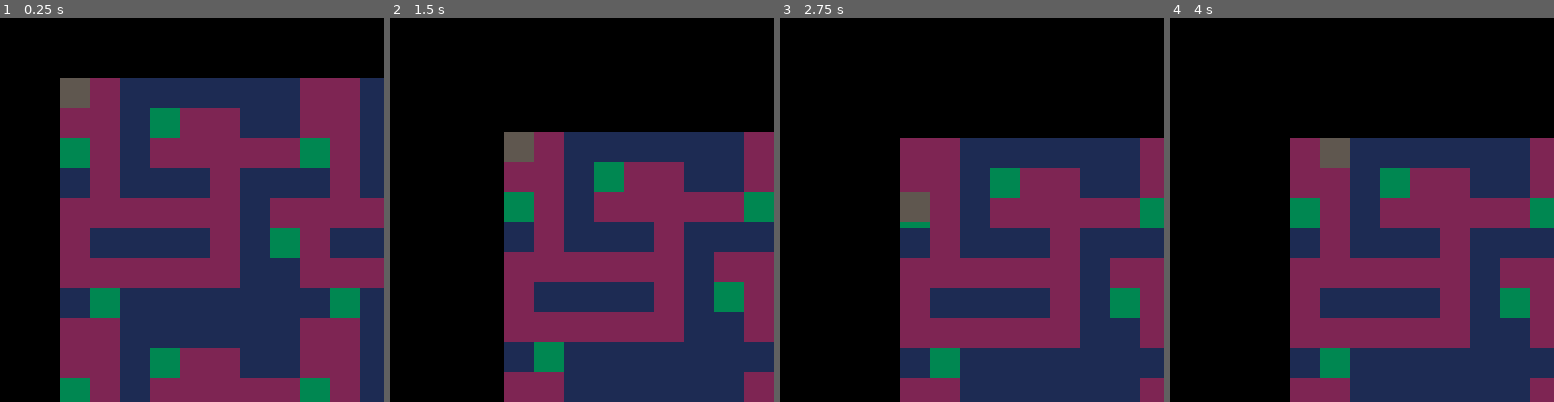
Above: before the commit, frames 1-4 (left to right).
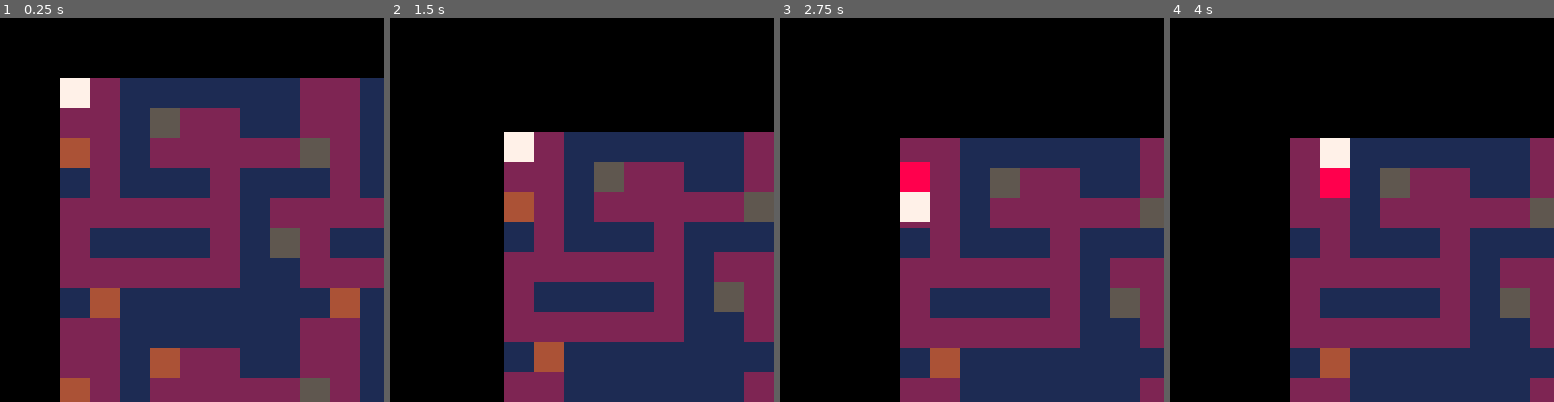
Above: after the commit, the same moments.

Repository: t-mw/superstar
Game: PICO-8 cartridge ld43.p8
Two runs of this game, one before a commit and one after it. Both use one fixed random seed, a clock stepped at 60 frames per second and the inputs below.
Inputs:
- Up to frame 1 (0.25 s): no input
- Up to frame 2 (1.5 s): tap O (Z key) at 0.33, 0.7, 1.43 s; tap X (X key) at 1.07 s
- Up to frame 3 (2.75 s): hold Left 1.97-2.37 s; tap X (X key) at 2.07, 2.4, 2.73 s; tap O (Z key) at 2.22 s; hold Down from 2.42 s (still down)
- Up to frame 4 (4 s): release Down at 2.82 s; hold Right 2.87-3.53 s; tap X (X key) at 3.07, 3.4, 3.73 s; tap O (Z key) at 3.1, 3.98 s; hold Up from 3.58 s (still down)

The runs differ from the first frame. In frame 1, 5.9% of the frame differs, in the area x 15-94%, y 15-100%; in frame 2, 3.7%; in frame 3, 3.7%; in frame 4, 4.2%.

Commit message:
Add tail to player

Diff:
--- a/ld43.p8
+++ b/ld43.p8
@@ -6,11 +6,33 @@
 local map_size_templates = 2
 local map_size = map_size_templates * template_size
 local max_move_timer = 5
+local max_player_length = 20
 
 local state = {
+   map = {},
    camera = { sx = 0, sy = 0 },
-   player = { tx = 1, ty = 1, dir = 0, input_dir = 0, move_timer = max_move_timer }
+   player = {
+      input_dir = 0,
+      move_timer = max_move_timer,
+      tail = {},
+      positions = {
+         { tx = 1, ty = 1, dir = 0 }
+      }
+   }
 }
+
+local tile_types = {
+   empty = 0,
+   wall = 1,
+   floor = 2,
+   placeholder = 3,
+   source = 4,
+   destination = 5
+}
+
+function is_empty_tile_type(tile_type)
+   return tile_type >= tile_types.floor
+end
 
 function dir_to_dx_dy(dir)
    if dir == 0 then
@@ -61,8 +83,16 @@
       return false
    end
 
-   local tile = map[to_1d_idx(tx, ty, map_size)]
-   return tile == 2 or tile == 3
+   return is_empty_tile_type(map[to_1d_idx(tx, ty, map_size)])
+end
+
+function get_current_player_tile(player)
+   local pos = player.positions[1]
+   return pos.tx, pos.ty
+end
+
+function get_current_player_dir(player)
+   return player.positions[1].dir
 end
 
 local templates = {}
@@ -83,7 +113,6 @@
    end
 end
 
-local map = {}
 for x = 1, map_size do
    for y = 1, map_size do
       local idx = to_1d_idx(x, y, map_size)
@@ -93,13 +122,54 @@
          template_size
       )
 
-      map[idx] = templates[1][tidx]
-   end
+      local tile_type = templates[1][tidx]
+      if tile_type == tile_types.placeholder then
+         tile_type = rnd(1) < 0.5 and tile_types.source or tile_types.destination
+      end
+
+      state.map[idx] = tile_type
+   end
+end
+
+function try_move(player, map, dir)
+   local dx, dy = dir_to_dx_dy(dir)
+   local tx0, ty0 = get_current_player_tile(player)
+   local tx = tx0 + dx
+   local ty = ty0 + dy
+
+   if player.move_timer <= 0 and is_tile_empty(tx, ty, map) then
+      player.move_timer = max_move_timer
+
+      local idx = to_1d_idx(tx, ty, map_size)
+      local tile_type = map[idx]
+
+      if tile_type == tile_types.source then
+
+         add(player.tail, tile_type)
+         if #player.tail > max_player_length then
+            for i = 1, #player.tail do
+               player.positions[i] = player.positions[i + 1]
+            end
+         end
+
+         map[idx] = tile_types.floor
+      end
+
+      for i = max_player_length, 1, -1 do
+         player.positions[i] = player.positions[i - 1]
+      end
+      player.positions[1] = { tx = tx, ty = ty, dir = dir }
+
+      return true
+   end
+
+   return false
 end
 
 function _update()
    local cam = state.camera
    local player = state.player
+   local map = state.map
 
    player.move_timer -= 1
 
@@ -109,28 +179,13 @@
       end
    end
 
-   function try_move(dir)
-      local dx, dy = dir_to_dx_dy(dir)
-
-      local tx = player.tx + dx
-      local ty = player.ty + dy
-
-      if player.move_timer <= 0 and is_tile_empty(tx, ty, map) then
-         player.tx = tx
-         player.ty = ty
-         player.dir = dir
-         player.move_timer = max_move_timer
-         return true
-      end
-
-      return false
-   end
-
-   if try_move(player.input_dir) or try_move(player.dir) then end
+   if try_move(player, map, player.input_dir) or
+   try_move(player, map, get_current_player_dir(player)) then end
 
    local padding = 40
-   local sx_max, sy_max = tile_to_screen(player.tx + 1, player.ty + 1)
-   local sx_min, sy_min = tile_to_screen(player.tx, player.ty)
+   local tx, ty = get_current_player_tile(player)
+   local sx_max, sy_max = tile_to_screen(tx + 1, ty + 1)
+   local sx_min, sy_min = tile_to_screen(tx, ty)
 
    local xdiff = max(sx_max - (cam.sx + 128 - padding), 0) + min(sx_min - (cam.sx + padding), 0)
    local ydiff = max(sy_max - (cam.sy + 128 - padding), 0) + min(sy_min - (cam.sy + padding), 0)
@@ -142,34 +197,50 @@
    cls(0)
    camera(state.camera.sx, state.camera.sy)
 
-   function draw_tile(tx, ty, clr)
+   function draw_tile(tx, ty, tile_type)
       local x0, y0 = tile_to_screen(tx, ty)
       local x1, y1 = tile_to_screen(tx + 1, ty + 1)
       x1 -= 1
       y1 -= 1
-      rectfill(x0, y0, x1, y1, clr)
+      rectfill(x0, y0, x1, y1, tile_type)
    end
 
    for x = 1, map_size do
       for y = 1, map_size do
          local idx = to_1d_idx(x, y, map_size)
-         local clr = map[idx]
-         draw_tile(x, y, clr)
-      end
-   end
-
-   function get_prev_player_position(player)
-      local dx, dy = dir_to_dx_dy(player.dir)
-      return player.tx - dx, player.ty - dy
+         local tile_type = state.map[idx]
+         draw_tile(x, y, tile_type)
+      end
    end
 
    local player = state.player
    local move_frac = 1 - max(0, player.move_timer / max_move_timer)
-   local tx0, ty0 = get_prev_player_position(player)
-   local sx = lerp(tx0, player.tx, move_frac)
-   local sy = lerp(ty0, player.ty, move_frac)
-
-   draw_tile(sx, sy, 5)
+
+   for i = 1, #player.positions do
+      local clr
+
+      if i == 1 then
+         clr = 6
+      else
+         local tile_type = player.tail[i - 1]
+         if tile_type != nil then
+            clr = 7
+         end
+      end
+
+      if clr then
+         local pos = player.positions[i]
+         local dx, dy = dir_to_dx_dy(pos.dir)
+
+         local tx0 = pos.tx - dx;
+         local ty0 = pos.ty - dy;
+
+         local tx = lerp(tx0, pos.tx, move_frac)
+         local ty = lerp(ty0, pos.ty, move_frac)
+
+         draw_tile(tx, ty, 6 + i)
+      end
+   end
 end
 
 __gfx__
